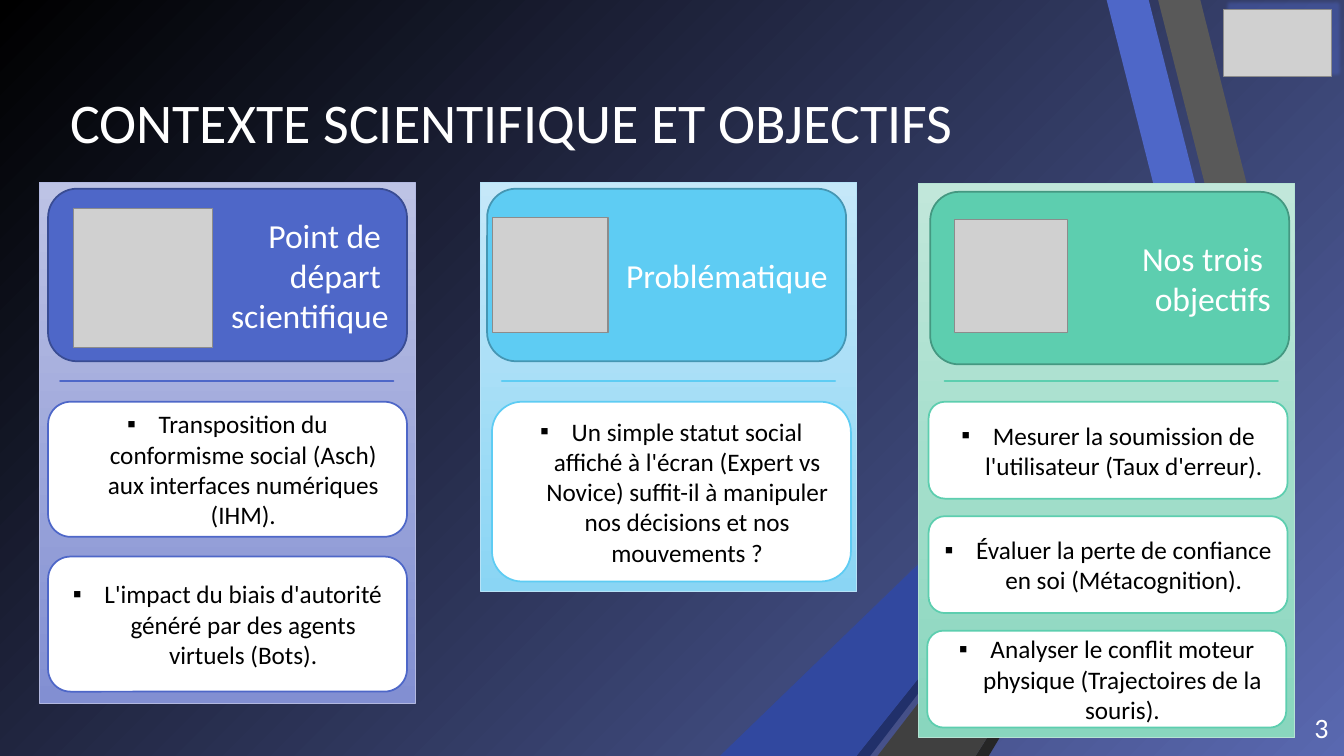
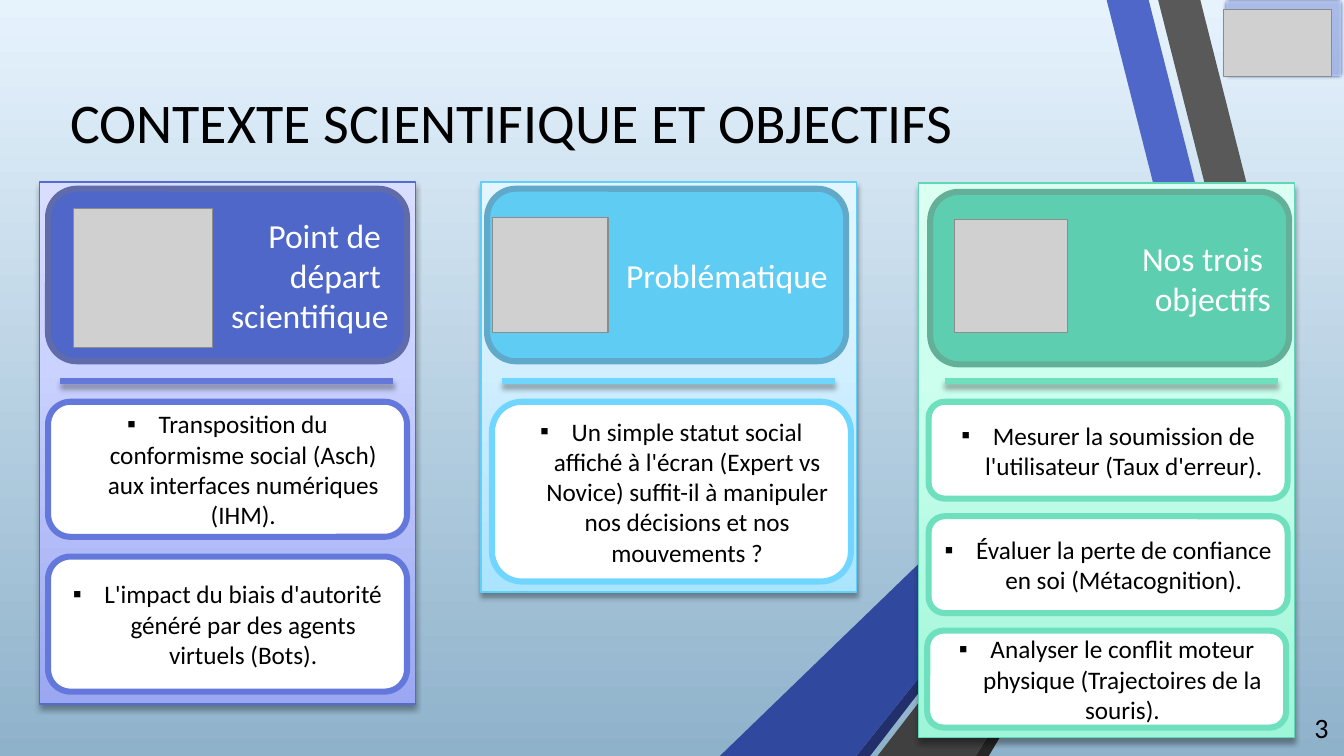
Before and after one commit to Milhane69/Portfolio-RABEHI-Milhane, a slide deck: slide 3 of Expérience.pptx. Drawn at 1344x756 pixels with LibreOffice and Linux fonts; fonts in the diff are those of the drawing; grey boxes stand for pictures. Boxes give left, top, right and bottom in pixels: in the first picture for what was removed or moved away, otherwise in the second. Text is boxed around its words. In the diff, an @@ line names an element or a change of style, - is before the commit and + after.

```diff
--- a/Expérience.pptx
+++ b/Expérience.pptx
@@ background gradient #5968B0 to #000000 to gradient #E6F3FD to #8FB2CC @@
@@ rectangle at (x1=0, y1=0, x2=1344, y2=756): fill gradient #5968B0 to #000000 to gradient #E6F3FD to #8FB2CC @@
@@ freeform shape at (x1=16, y1=0, x2=139, y2=582): fill #FFFFFF to #595959 @@
@@ title "CONTEXTE SCIENTIFIQUE ET OBJECTIFS" at (x1=70, y1=106, x2=952, y2=151): text colour #FFFFFF to #000000 @@
@@ rectangle at (x1=1224, y1=0, x2=1344, y2=79): outline #3A4C94 1.25 pt to #606BAC 4.33 pt @@
@@ rectangle at (x1=39, y1=182, x2=415, y2=705): fill gradient #BEC3E5 to #838FD2 to gradient #9CA7F2 to #CBD1FF to #DADFFF; outline #B2B8E0 0.75 pt to #566CD1 1 pt; shadow on @@
@@ rounded rectangle "Point de" at (x1=48, y1=189, x2=407, y2=361): outline #3A4C94 1.25 pt to #606BAC 4.33 pt @@
@@ rectangle at (x1=481, y1=182, x2=857, y2=593): fill gradient #C6E8F9 to #8AD5F5 to gradient #ACE4FF to #D8F1FF to #E4F5FF; outline #B6E2F8 0.75 pt to #5FD0FB 1 pt; shadow on @@
@@ rounded rectangle "Problématique" at (x1=487, y1=189, x2=846, y2=361): outline #4697B4 1.25 pt to #63AAC9 4.33 pt @@
@@ rectangle at (x1=919, y1=184, x2=1295, y2=738): fill gradient #C2E8DB to #8AD7BF to gradient #A0F5D8 to #CEFFED to #DCFFF2; outline #B6E3D4 0.75 pt to #61D6B4 1 pt; shadow on @@
@@ rounded rectangle "Nos trois" at (x1=931, y1=192, x2=1290, y2=364): outline #459881 1.25 pt to #66AF97 4.33 pt @@
@@ line (60, 381) - (393, 381): stroke #4E67C8 1.25 pt to #6579DC 4.33 pt @@
@@ line (502, 381) - (836, 381): stroke #5ECCF3 1.25 pt to #71D6FF 4.33 pt @@
@@ line (945, 381) - (1278, 381): stroke #5DCEAF 1.25 pt to #6EE1BE 4.33 pt @@
@@ rounded rectangle "Transposition du conformisme social (Asch) ..." at (x1=48, y1=402, x2=407, y2=537): outline #4E67C8 1.25 pt to #6579DC 4.33 pt @@
@@ rounded rectangle "Un simple statut social affiché ..." at (x1=492, y1=402, x2=851, y2=582): outline #5ECCF3 1.25 pt to #71D6FF 4.33 pt @@
@@ rounded rectangle "L'impact du biais d'autorité généré ..." at (x1=48, y1=557, x2=407, y2=692): outline #4E67C8 1.25 pt to #6579DC 4.33 pt @@
@@ freeform shape at (x1=16, y1=578, x2=151, y2=756): fill #FFFFFF to #262626 @@
@@ freeform shape at (x1=16, y1=578, x2=203, y2=756): fill #FFFFFF to #404040 @@
@@ outline #5DCEAF 1.25 pt to #6EE1BE 4.33 pt in 3 elements at (x1=929, y1=402, x2=1288, y2=499), (x1=929, y1=516, x2=1288, y2=613), (x1=928, y1=631, x2=1287, y2=728) @@
@@ page number at (x1=1314, y1=720, x2=1328, y2=738): text colour #FFFFFF to #000000 @@
```
Also in this commit, not shown: 12 other slides changed, 4 slides added, 1 other file.
